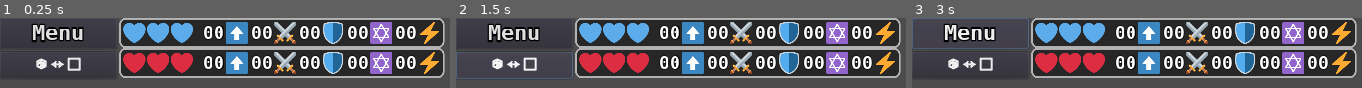
Above: before the commit, frames 1-3 (left to right).
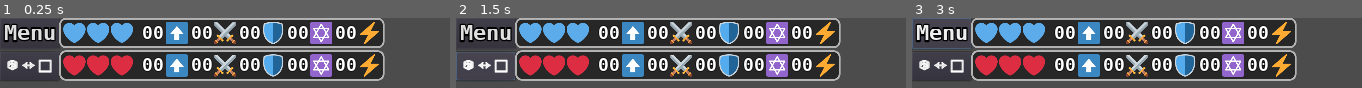
Above: after the commit, the same moments.

Repository: francocurotto/DDMre
Game: Godot game, scene res://interface2/player_gui/common_window/common_window.tscn
Same seed, same stepped clock (60 frames per second), same inputs: the game is played once before the commit and once after it. This scene is started directly instead of the project's main scene.
Inputs:
- Up to frame 1 (0.25 s): no input
- Up to frame 2 (1.5 s): click "🎲 ↔ ⬜" at 0.5 s; click "🎲 ↔ ⬜" at 1.25 s
- Up to frame 3 (3 s): click "🎲 ↔ ⬜" at 2 s; click "Menu" at 2.75 s

The runs differ from the first frame. In frame 1, 59% of the frame differs, in the area x 0-99%, y 0-90%; in frame 2, 60%; in frame 3, 60%.

Commit message:
adding set functions to interface2!

Diff:
--- a/source/Globals.gd
+++ b/source/Globals.gd
@@ -4,7 +4,7 @@
 # filepath
 const LIBPATH = "res://LIBRARY.json"
 const DUNGPATH = "res://dungeons/default.json"
-#const DUNGPATH = "res://dungeons/test1.json"
+#const DUNGPATH = "res://dungeons/test2.json"
 const POOL1PATH = "res://dicepools/test1.json"
 const POOL2PATH = "res://dicepools/test1.json"
 
--- /dev/null
+++ b/source/dungeons/test2.json
@@ -0,0 +1,38 @@
+{
+  "DUNGEON": [
+    "OOOOOOLOOOOOO",
+    "OOOOOOPOOOOOO",
+    "OOOOOOPOOOOOO",
+    "OOOOOOPOOOOOO",
+    "OOOOOOPOOOOOO",
+    "OOOOOOPOOOOOO",
+    "OOOOOOPOOOOOO",
+    "OOOOOOOOOOOOO",
+    "OOOOOOOOOOOOO",
+    "OOOOOOOOOOOOO",
+    "OOOOOOOOOOOOO",
+    "OOOOOOOOOOOOO",
+    "OOOOOOpOOOOOO",
+    "OOOOOOpOOOOOO",
+    "OOOOOOpOOOOOO",
+    "OOOOOOpOOOOOO",
+    "OOOOOOpOOOOOO",
+    "OOOOOOpOOOOOO",
+    "OOOOOOlOOOOOO"],
+  "SUMMONS1": [],
+  "SUMMONS2": [],
+  "CRESTS1": {
+    "MOVEMENT": 1,
+    "ATTACK"  : 2,
+    "DEFENSE" : 3,
+    "MAGIC"   : 4,
+    "TRAP"    : 5},
+  "CRESTS2": {
+    "MOVEMENT": 6,
+    "ATTACK"  : 7,
+    "DEFENSE" : 8,
+    "MAGIC"   : 9,
+    "TRAP"    : 10},
+  "HEARTS1": 2,
+  "HEARTS2": 1
+}
--- a/source/interface2/player_gui/common_window/common_window.gd
+++ b/source/interface2/player_gui/common_window/common_window.gd
@@ -1,7 +1,12 @@
-extends VBoxContainer
+extends HBoxContainer
 
 # onready variables
 onready var menu_bar = $MenuBar
+onready var players_info = $PlayersInfo
+
+# setget functions
+func set_players_info(player, opponent):
+    players_info.set_players_info(player, opponent)
 
 # public functions
 func update_state(state_name):
--- a/source/interface2/player_gui/common_window/common_window.tscn
+++ b/source/interface2/player_gui/common_window/common_window.tscn
@@ -4,17 +4,15 @@
 [ext_resource path="res://interface2/player_gui/common_window/menu_bar/menu_bar.tscn" type="PackedScene" id=2]
 [ext_resource path="res://interface2/player_gui/common_window/common_window.gd" type="Script" id=3]
 
-[node name="CommonWindow" type="VBoxContainer"]
-margin_right = 711.0
-margin_bottom = 90.0
+[node name="CommonWindow" type="HBoxContainer"]
+margin_right = 608.0
+margin_bottom = 100.0
 custom_constants/separation = 0
 script = ExtResource( 3 )
 
+[node name="MenuBar" parent="." instance=ExtResource( 2 )]
+margin_bottom = 100.0
+
 [node name="PlayersInfo" parent="." instance=ExtResource( 1 )]
-margin_right = 711.0
-
-[node name="MenuBar" parent="." instance=ExtResource( 2 )]
-visible = false
-margin_top = 72.0
-margin_right = 711.0
-margin_bottom = 126.0
+margin_left = 88.0
+margin_right = 608.0
--- /dev/null
+++ b/source/interface2/player_gui/common_window/players_info/player_info/icrestpool/icrestpool.gd
@@ -0,0 +1,24 @@
+extends HBoxContainer
+
+# variables
+var crestpool
+
+# onready variables
+onready var movement = $Movement
+onready var attack = $Attack
+onready var defense = $Defense
+onready var magic = $Magic
+onready var trap = $Trap
+
+# setget functions
+func set_crestpool(_crestpool):
+    crestpool = _crestpool
+    update_crestpool()
+
+# public functions
+func update_crestpool():
+    movement.set_slot_value(crestpool.slots["MOVEMENT"])
+    attack  .set_slot_value(crestpool.slots["ATTACK"  ])
+    defense .set_slot_value(crestpool.slots["DEFENSE" ])
+    magic   .set_slot_value(crestpool.slots["MAGIC"   ])
+    trap    .set_slot_value(crestpool.slots["TRAP"    ])
--- a/source/interface2/player_gui/common_window/players_info/player_info/icrestpool/icrestpool.tscn
+++ b/source/interface2/player_gui/common_window/players_info/player_info/icrestpool/icrestpool.tscn
@@ -1,30 +1,32 @@
-[gd_scene load_steps=2 format=2]
+[gd_scene load_steps=3 format=2]
 
 [ext_resource path="res://interface2/player_gui/common_window/players_info/player_info/icrestpool/crestslot/crestslot.tscn" type="PackedScene" id=1]
+[ext_resource path="res://interface2/player_gui/common_window/players_info/player_info/icrestpool/icrestpool.gd" type="Script" id=2]
 
 [node name="ICrestpool" type="HBoxContainer"]
 margin_right = 253.0
 margin_bottom = 24.0
 custom_constants/separation = 4
+script = ExtResource( 2 )
 
 [node name="Movement" parent="." instance=ExtResource( 1 )]
 
 [node name="Attack" parent="." instance=ExtResource( 1 )]
-margin_left = 53.0
-margin_right = 102.0
+margin_left = 77.0
+margin_right = 150.0
 slot = "ATTACK"
 
 [node name="Defense" parent="." instance=ExtResource( 1 )]
-margin_left = 106.0
-margin_right = 155.0
+margin_left = 154.0
+margin_right = 227.0
 slot = "DEFENSE"
 
 [node name="Magic" parent="." instance=ExtResource( 1 )]
-margin_left = 159.0
-margin_right = 208.0
+margin_left = 231.0
+margin_right = 304.0
 slot = "MAGIC"
 
 [node name="Trap" parent="." instance=ExtResource( 1 )]
-margin_left = 212.0
-margin_right = 261.0
+margin_left = 308.0
+margin_right = 381.0
 slot = "TRAP"
--- a/source/interface2/player_gui/common_window/players_info/player_info/player_info.gd
+++ b/source/interface2/player_gui/common_window/players_info/player_info/player_info.gd
@@ -4,10 +4,14 @@
 # export variables
 export (int, 1, 2) var playerid = 1 setget set_playerid
 
+# onready variables
+onready var hearts = $Hearts
+onready var icrestpool = $ICrestpool
+
 # setget functions
-func set_player(_player):
-    if has_node("Hearts"):
-        $Hearts.set_player(_player)
+func set_player_info(player):
+    hearts.set_player(player)
+    icrestpool.set_crestpool(player.crestpool)
 
 func set_playerid(_playerid):
     playerid = _playerid
--- /dev/null
+++ b/source/interface2/player_gui/common_window/players_info/players_info.gd
@@ -0,0 +1,10 @@
+extends VBoxContainer
+
+# onready variables
+onready var player_info = $PlayerPanel/PlayerInfo
+onready var opponent_info = $OpponentPanel/OpponentInfo
+
+# setget functions
+func set_players_info(player, opponent):
+    player_info.set_player_info(player)
+    opponent_info.set_player_info(opponent)
--- a/source/interface2/player_gui/common_window/players_info/players_info.tscn
+++ b/source/interface2/player_gui/common_window/players_info/players_info.tscn
@@ -1,7 +1,7 @@
 [gd_scene load_steps=4 format=2]
 
 [ext_resource path="res://interface2/player_gui/common_window/players_info/player_info/player_info.tscn" type="PackedScene" id=1]
-[ext_resource path="res://interface2/player_gui/common_window/menu_bar/menu_bar.tscn" type="PackedScene" id=2]
+[ext_resource path="res://interface2/player_gui/common_window/players_info/players_info.gd" type="Script" id=2]
 
 [sub_resource type="StyleBoxFlat" id=1]
 content_margin_left = 6.0
@@ -19,40 +19,32 @@
 corner_radius_bottom_right = 10
 corner_radius_bottom_left = 10
 
-[node name="PlayersInfo" type="HBoxContainer"]
-margin_right = 612.0
-margin_bottom = 96.0
+[node name="PlayersInfo" type="VBoxContainer"]
+margin_right = 520.0
+margin_bottom = 100.0
+script = ExtResource( 2 )
 
-[node name="MenuBar" parent="." instance=ExtResource( 2 )]
-margin_bottom = 96.0
-
-[node name="VBox" type="VBoxContainer" parent="."]
-margin_left = 92.0
-margin_right = 612.0
-margin_bottom = 96.0
-custom_constants/separation = 0
-
-[node name="PlayerPanel" type="PanelContainer" parent="VBox"]
+[node name="PlayerPanel" type="PanelContainer" parent="."]
 margin_right = 520.0
 margin_bottom = 48.0
 size_flags_horizontal = 3
 custom_styles/panel = SubResource( 1 )
 
-[node name="PlayerInfo" parent="VBox/PlayerPanel" instance=ExtResource( 1 )]
+[node name="PlayerInfo" parent="PlayerPanel" instance=ExtResource( 1 )]
 margin_left = 6.0
 margin_top = 6.0
 margin_right = 514.0
 margin_bottom = 42.0
 alignment = 1
 
-[node name="OpponentPanel" type="PanelContainer" parent="VBox"]
-margin_top = 48.0
+[node name="OpponentPanel" type="PanelContainer" parent="."]
+margin_top = 52.0
 margin_right = 520.0
-margin_bottom = 96.0
+margin_bottom = 100.0
 size_flags_horizontal = 3
 custom_styles/panel = SubResource( 1 )
 
-[node name="OpponentInfo" parent="VBox/OpponentPanel" instance=ExtResource( 1 )]
+[node name="OpponentInfo" parent="OpponentPanel" instance=ExtResource( 1 )]
 margin_left = 6.0
 margin_top = 6.0
 margin_right = 514.0
--- a/source/interface2/player_gui/dicepool_window/dicepool_column/dicepool_column.gd
+++ b/source/interface2/player_gui/dicepool_window/dicepool_column/dicepool_column.gd
@@ -17,6 +17,10 @@
 func set_dicepool(_dicepool):
     dicepool = _dicepool
     set_diceitems()
+
+func set_diceitems():
+    for i in range(get_child_count()):
+        get_child(i).set_dice(dicepool[i])
 
 func disable_roll():
     for dicecol in get_children():
@@ -56,10 +60,6 @@
     emit_signal("info_button_pressed", card)
 
 # private functions
-func set_diceitems():
-    for i in range(get_child_count()):
-        get_child(i).set_dice(dicepool[i])
-
 func roll_ready():
     var n = 0
     for dicecol in get_children():
--- /dev/null
+++ b/source/interface2/player_gui/dungeon_window/dungeon_window.gd
@@ -0,0 +1,8 @@
+extends VBoxContainer
+
+# onready variables
+onready var idungeon = $IDungeon
+
+# setget functions
+func set_dungeon(dungeon):
+    idungeon.set_dungeon(dungeon)
--- a/source/interface2/player_gui/dungeon_window/dungeon_window.tscn
+++ b/source/interface2/player_gui/dungeon_window/dungeon_window.tscn
@@ -1,15 +1,17 @@
-[gd_scene load_steps=5 format=2]
+[gd_scene load_steps=6 format=2]
 
 [ext_resource path="res://interface2/player_gui/dungeon_window/idungeon/idungeon.tscn" type="PackedScene" id=1]
 [ext_resource path="res://art/styleboxes/stylebox.tres" type="StyleBox" id=2]
 [ext_resource path="res://interface2/player_gui/dungeon_window/dungeon_buttons/dungeon_buttons.tscn" type="PackedScene" id=3]
 [ext_resource path="res://interface2/player_gui/dungeon_window/summon_info/summon_info.tscn" type="PackedScene" id=4]
+[ext_resource path="res://interface2/player_gui/dungeon_window/dungeon_window.gd" type="Script" id=5]
 
 [node name="DungeonWindow" type="VBoxContainer"]
 anchor_right = 1.0
 anchor_bottom = 1.0
 margin_bottom = -116.0
 size_flags_vertical = 3
+script = ExtResource( 5 )
 
 [node name="IDungeon" parent="." instance=ExtResource( 1 )]
 anchor_right = 0.0
--- a/source/interface2/player_gui/dungeon_window/idungeon/idungeon.tscn
+++ b/source/interface2/player_gui/dungeon_window/idungeon/idungeon.tscn
@@ -56,6 +56,7 @@
 margin_left = 333.0
 margin_right = 386.0
 margin_bottom = 53.0
+ml = "ML2"
 
 [node name="ITile8" parent="Rows/Row19" instance=ExtResource( 1 )]
 margin_left = 388.0
@@ -1334,6 +1335,7 @@
 margin_left = 333.0
 margin_right = 386.0
 margin_bottom = 54.0
+ml = "ML1"
 
 [node name="ITile8" parent="Rows/Row1" instance=ExtResource( 1 )]
 margin_left = 388.0
--- /dev/null
+++ b/source/interface2/player_gui/dungeon_window/idungeon/itile/itile.gd
@@ -0,0 +1,18 @@
+tool
+extends MarginContainer
+
+# export variables
+export (String, "NONE", "ML1", "ML2") var ml = "NONE" setget set_ml
+
+# setget functions
+func set_ml(_ml):
+    ml = _ml
+    if ml == "NONE":
+        $TileFrame.set_tile_icon("EMPTY", 0)
+        $TileFrame.set_dungobj_icon("NONE", 0)
+    elif ml == "ML1":
+        $TileFrame.set_tile_icon("PATH", 1)
+        $TileFrame.set_dungobj_icon("MONSTER_LORD", 1)
+    elif ml == "ML2":
+        $TileFrame.set_tile_icon("PATH", 2)
+        $TileFrame.set_dungobj_icon("MONSTER_LORD", 2)
--- a/source/interface2/player_gui/dungeon_window/idungeon/itile/itile.tscn
+++ b/source/interface2/player_gui/dungeon_window/idungeon/itile/itile.tscn
@@ -1,12 +1,14 @@
-[gd_scene load_steps=2 format=2]
+[gd_scene load_steps=3 format=2]
 
 [ext_resource path="res://interface2/player_gui/dungeon_window/idungeon/itile/tile_frame/tile_frame.tscn" type="PackedScene" id=1]
+[ext_resource path="res://interface2/player_gui/dungeon_window/idungeon/itile/itile.gd" type="Script" id=2]
 
 [node name="ITile" type="MarginContainer"]
 margin_right = 28.0
 margin_bottom = 28.0
 size_flags_horizontal = 3
 size_flags_vertical = 3
+script = ExtResource( 2 )
 
 [node name="TileFrame" parent="." instance=ExtResource( 1 )]
 
--- a/source/interface2/player_gui/dungeon_window/idungeon/itile/tile_frame/tile_frame.tscn
+++ b/source/interface2/player_gui/dungeon_window/idungeon/itile/tile_frame/tile_frame.tscn
@@ -1,8 +1,7 @@
-[gd_scene load_steps=5 format=2]
+[gd_scene load_steps=4 format=2]
 
 [ext_resource path="res://art/icons/TILE_EMPTY.png" type="Texture" id=1]
 [ext_resource path="res://art/icons/TILE_HIGHLIGHT.png" type="Texture" id=2]
-[ext_resource path="res://shaders/dungobj_P1_shader.tres" type="Material" id=3]
 [ext_resource path="res://interface2/player_gui/dungeon_window/idungeon/itile/tile_frame/tile_frame.gd" type="Script" id=4]
 
 [node name="TileFrame" type="MarginContainer"]
@@ -27,7 +26,6 @@
 stretch_mode = 5
 
 [node name="DungobjRect" type="TextureRect" parent="."]
-material = ExtResource( 3 )
 margin_right = 28.0
 margin_bottom = 28.0
 expand = true
--- a/source/interface2/player_gui/player_gui.gd
+++ b/source/interface2/player_gui/player_gui.gd
@@ -11,6 +11,7 @@
 
 # onready variables
 onready var dicepool_window = $DicepoolWindow
+onready var dungeon_window = $DungeonWindow
 onready var common_window = $CommonWindow
 
 func _ready():
@@ -24,6 +25,8 @@
     player = _player
     opponent = _opponent
     dicepool_window.set_dicepool(player.dicepool)
+    dungeon_window.set_dungeon(engine.dungeon)
+    common_window.set_players_info(player, opponent)
 
 func set_roll(sides):
     dicepool_window.set_roll(sides)
--- a/source/interface2/player_gui/player_gui.tscn
+++ b/source/interface2/player_gui/player_gui.tscn
@@ -12,15 +12,17 @@
 script = ExtResource( 2 )
 
 [node name="DicepoolWindow" parent="." instance=ExtResource( 4 )]
-visible = false
+margin_bottom = 1178.0
 
 [node name="DungeonWindow" parent="." instance=ExtResource( 1 )]
+visible = false
 anchor_right = 0.0
 anchor_bottom = 0.0
+margin_top = 992.0
 margin_right = 720.0
-margin_bottom = 1182.0
+margin_bottom = 2156.0
 
 [node name="CommonWindow" parent="." instance=ExtResource( 3 )]
-margin_top = 1184.0
+margin_top = 1180.0
 margin_right = 720.0
 margin_bottom = 1280.0
